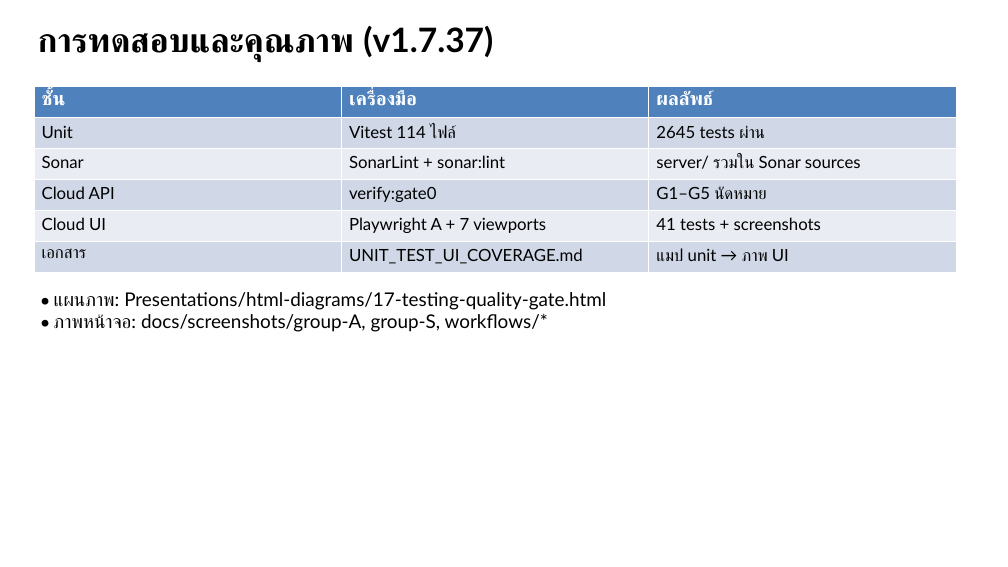
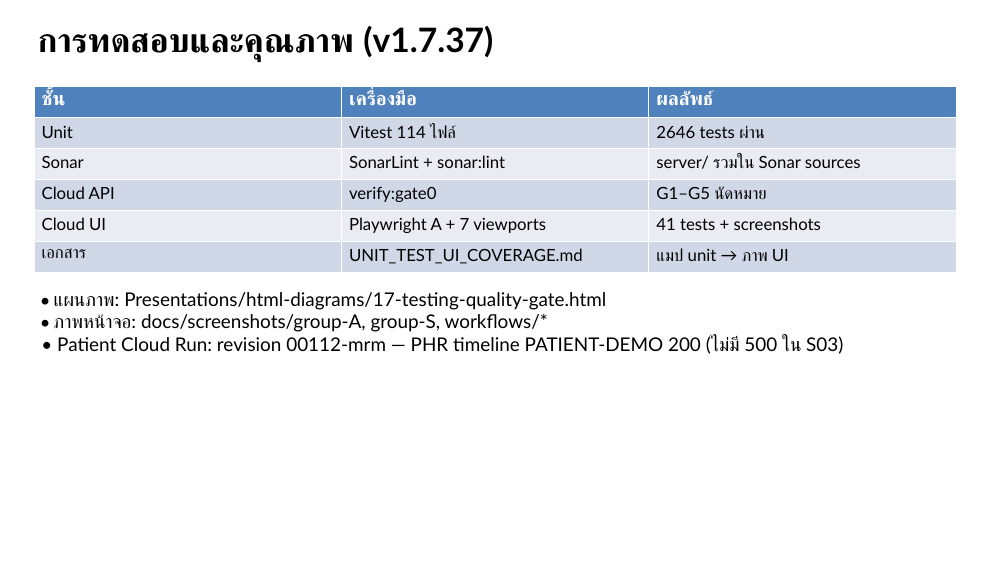
Before and after one commit to chiraleo2000/Isara-Anywhere, a slide deck: slide 15 of docs/TECHNICAL_ARCHITECTURE_PPT_TH.pptx. Drawn at 1008x567 pixels with LibreOffice and Linux fonts; fonts in the diff are those of the drawing. Boxes give left, top, right and bottom in pixels: in the first picture for what was removed or moved away, otherwise in the second. Text is boxed around its words. In the diff, an @@ line names an element or a change of style, - is before the commit and + after.

```diff
--- a/docs/TECHNICAL_ARCHITECTURE_PPT_TH.pptx
+++ b/docs/TECHNICAL_ARCHITECTURE_PPT_TH.pptx
@@ table at bbox=[34, 87, 957, 272] @@
-row 2, column 3: 2645 tests ผ่าน
+row 2, column 3: 2646 tests ผ่าน
@@ text at bbox=[57, 336, 843, 354]: paragraph added @@
+• Patient Cloud Run: revision 00112-mrm — PHR timeline PATIENT-DEMO 200 (ไม่มี 500 ใน S03)
```
Also in this commit, not shown: 1 other slide changed, 38 other files.
